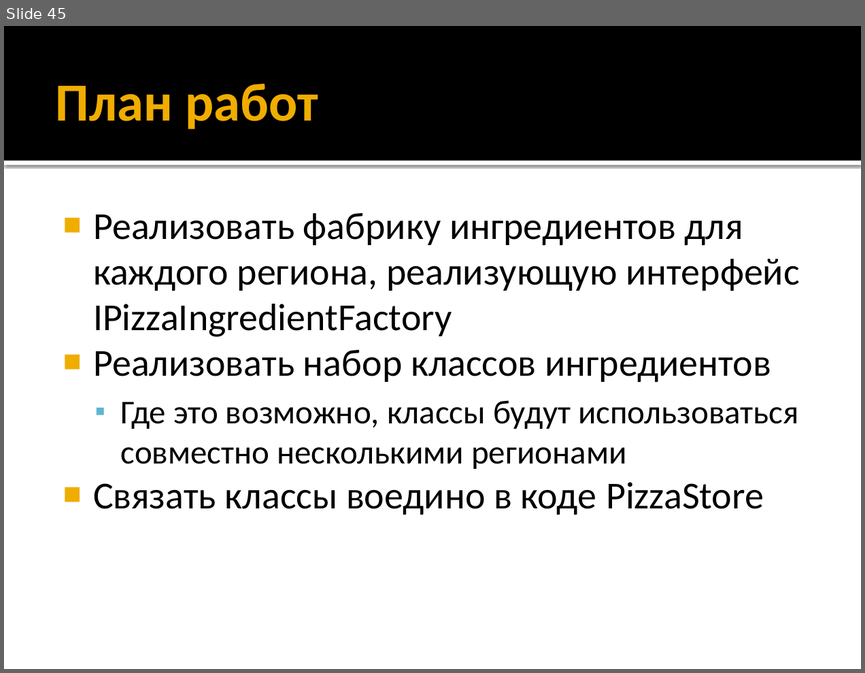
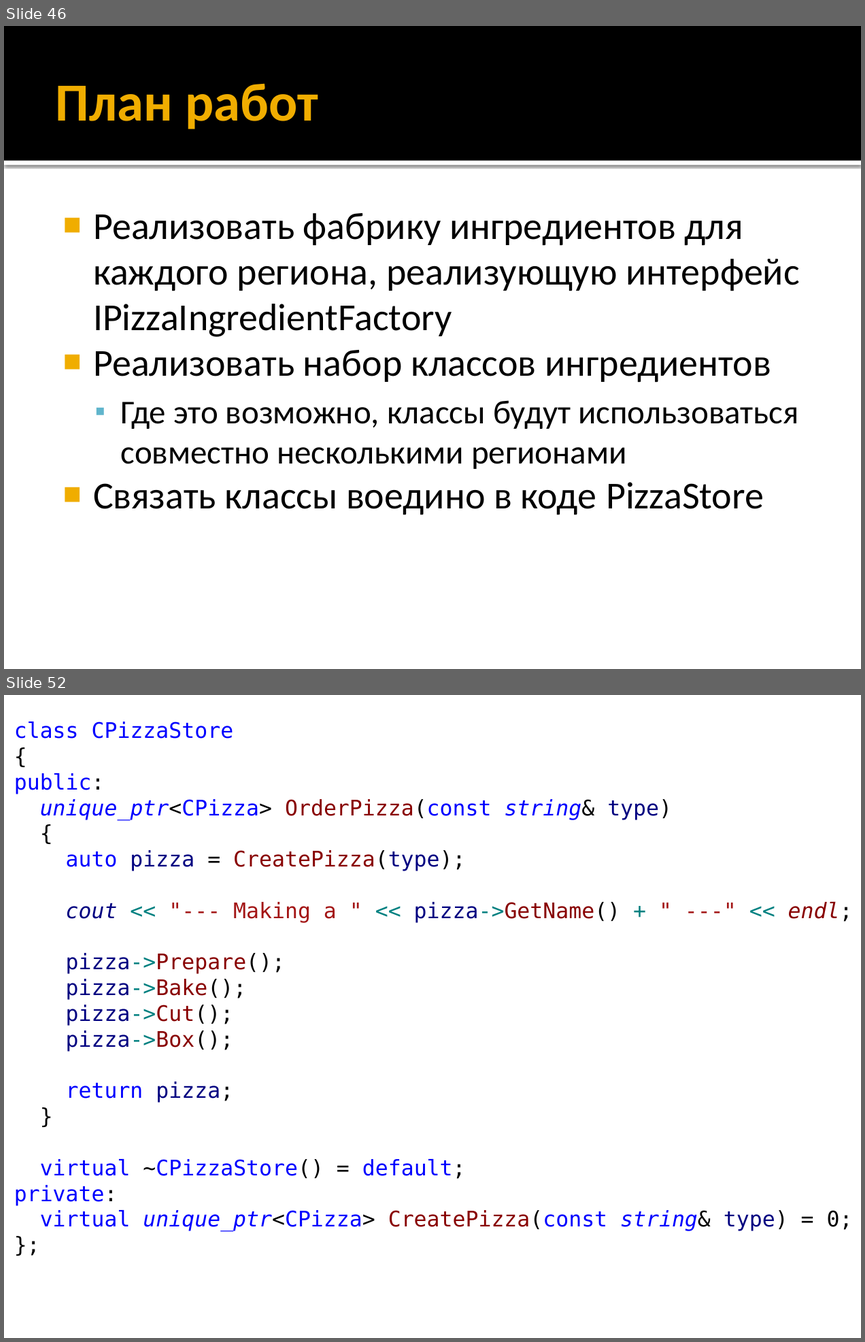
Before and after one commit to iv-sergius/ood, a slide deck: lectures/04.factory/factory.pptx. Shown one above the other, each under a label of ours: slide 45 before the commit, slides 46 and 52 after it; the slides between them are not shown. The pictures are 865x673 and 865x1342 pixels, drawn with LibreOffice and Linux fonts; fonts in the diff are those of the drawing. Boxes give left, top, right and bottom in pixels: in the first picture for what was removed or moved away, otherwise in the second. Text is boxed around its words. In the diff, an @@ line names an element or a change of style, - is before the commit and + after.

```diff
--- a/lectures/04.factory/factory.pptx
+++ b/lectures/04.factory/factory.pptx
@@ slide 52 added at (x1=4, y1=695, x2=861, y2=1338), background #FFFFFF @@
@@ text added at (x1=14, y1=722, x2=853, y2=1232), 18 pt, text #0000FF @@
+class CPizzaStore
+{
+public:
+unique_ptr<CPizza> OrderPizza(const string& type)
+{
+auto pizza = CreatePizza(type);
+cout << "--- Making a " << pizza->GetName() + " ---" << endl;
+pizza->Prepare();
+pizza->Bake();
+pizza->Cut();
+pizza->Box();
+return pizza;
+}
+virtual ~CPizzaStore() = default;
+private:
+virtual unique_ptr<CPizza> CreatePizza(const string& type) = 0;
+};
@@ what was slide 45 is now slide 46 @@
```
Also in this commit, not shown: 6 slides changed, 7 other slides added, 1 slide removed.
